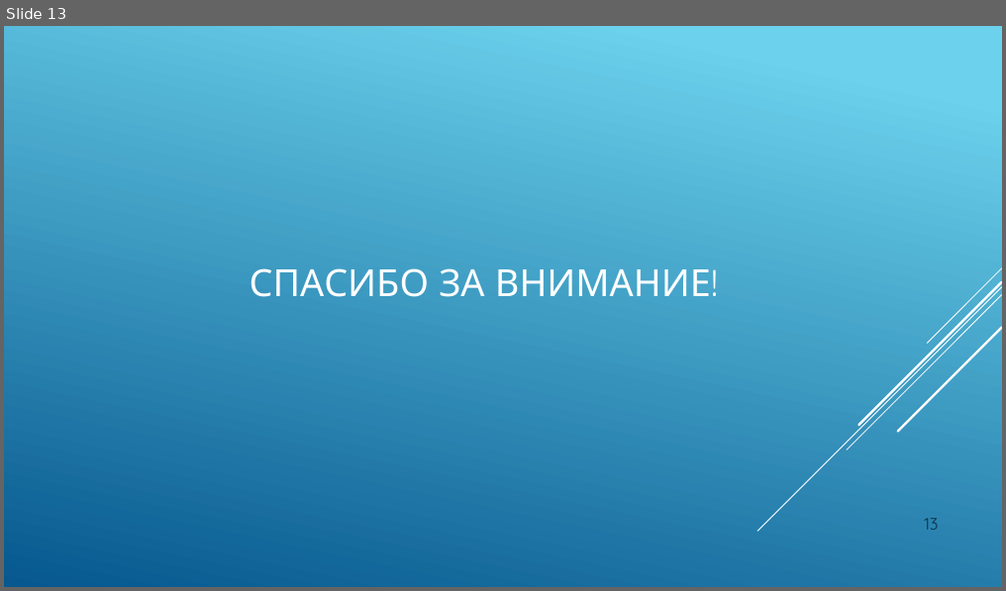
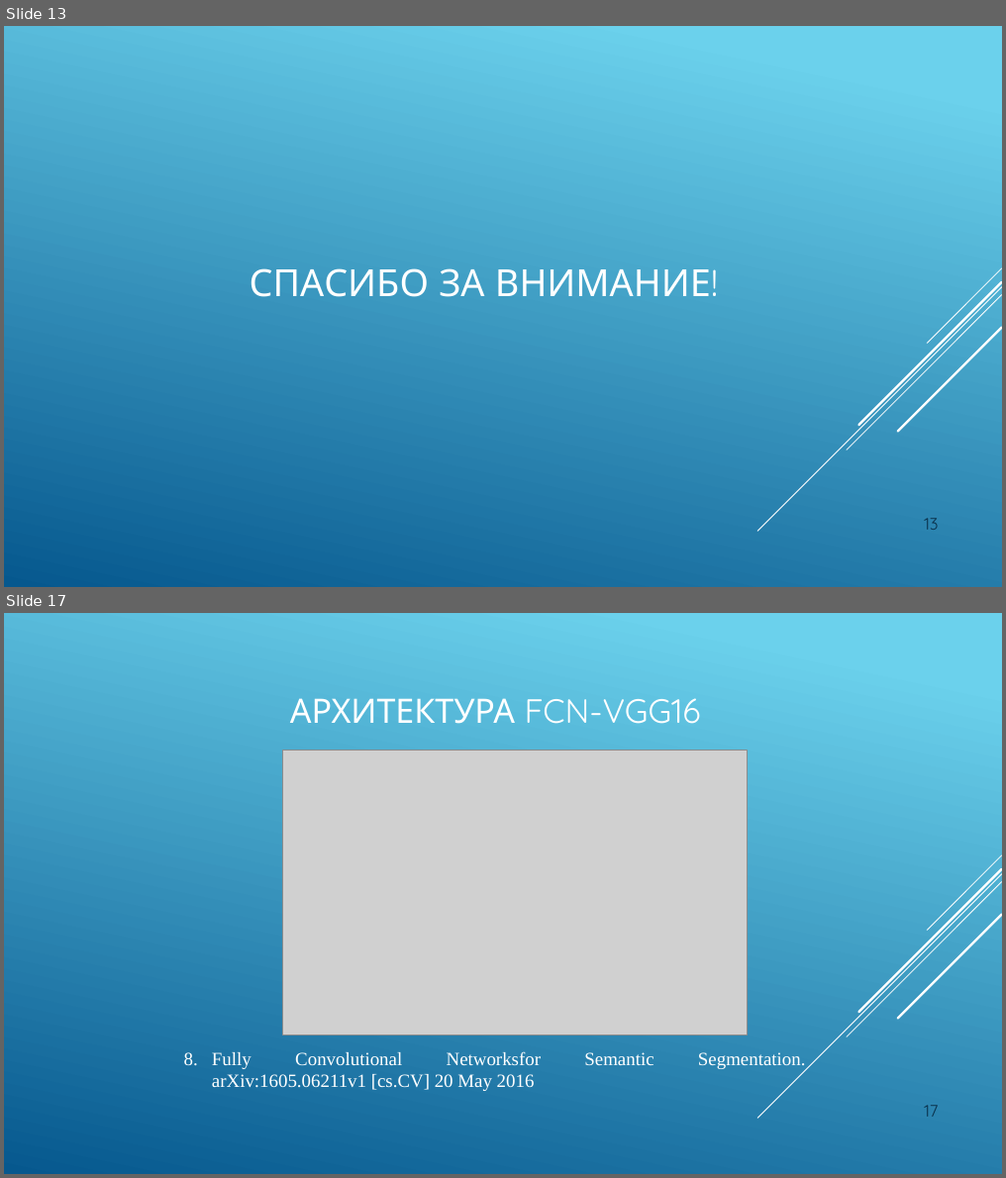
Before and after one commit to JacKira/Airbus_ship_detection, a slide deck: Отчет/ВКР презентация.pptx. Shown one above the other, each under a label of ours: slide 13 before the commit, slides 13 and 17 after it; the slides between them are not shown. The pictures are 1006x591 and 1006x1178 pixels, drawn with LibreOffice and Linux fonts; fonts in the diff are those of the drawing; grey boxes stand for pictures. Boxes give left, top, right and bottom in pixels: in the first picture for what was removed or moved away, otherwise in the second. Text is boxed around its words. In the diff, an @@ line names an element or a change of style, - is before the commit and + after.

```diff
--- a/Отчет/ВКР презентация.pptx
+++ b/Отчет/ВКР презентация.pptx
@@ slide 17 added at [4,613,1002,1174], background gradient #6ED2EB to #06588E; not listed: 5 template elements that a slide beside it also shows @@
@@ title added at [290,698,701,724], 32.4 pt, text #FFFFFF @@
+АРХИТЕКТУРА FCN-VGG16
@@ picture added at [282,750,746,1035] @@
@@ text added at [212,1052,541,1091], 18 pt, text #FFFFFF @@
+8. Fully Convolutional Networksfor Semantic Segmentation. arXiv:1605.06211v1 [cs.CV] 20 May 2016
@@ page number added at [924,1105,938,1117], 16 pt, text #0A304A @@
+17
```
Also in this commit, not shown: 8 slides changed, 3 other slides added, 1 other file.
